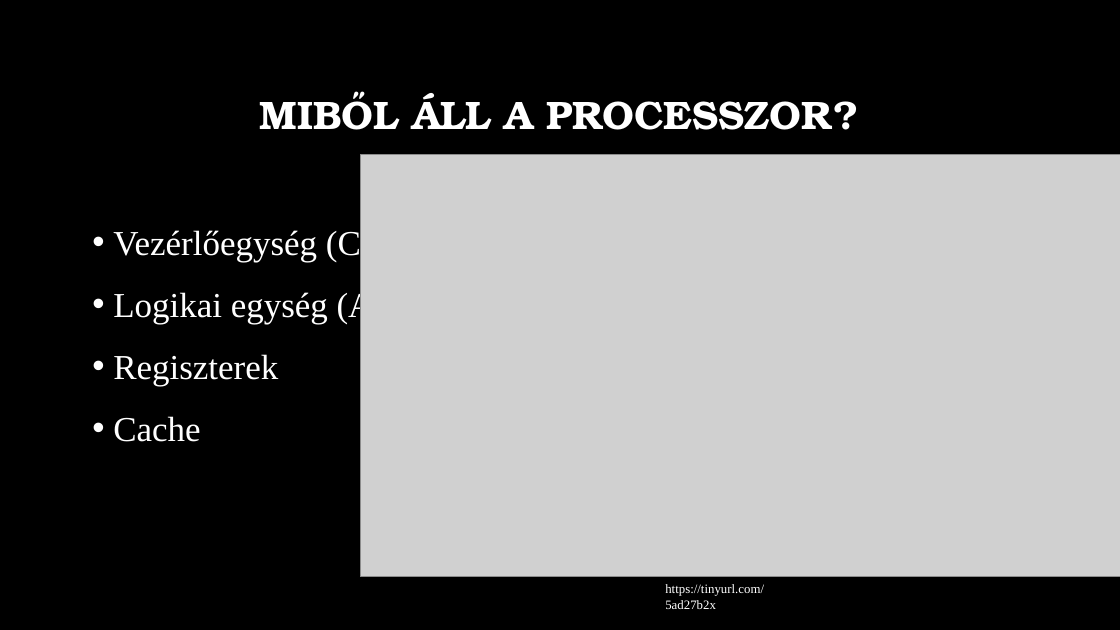
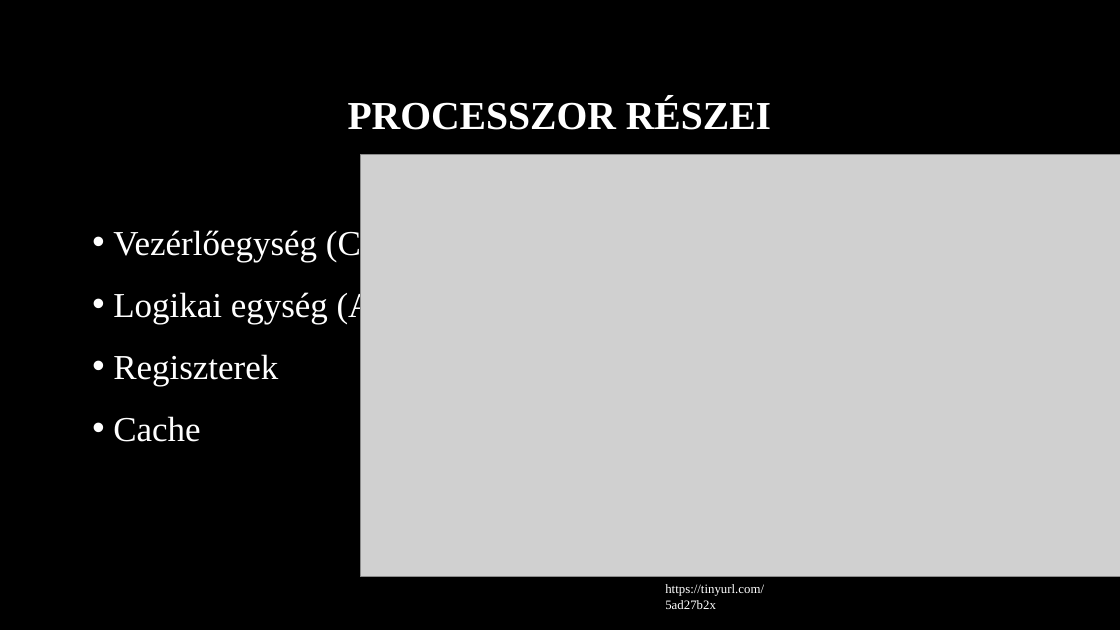
Before and after one commit to MszrsRicsi/Paprika, a slide deck: slide 4 of Processzorok.pptx. Drawn at 1120x630 pixels with LibreOffice and Linux fonts; fonts in the diff are those of the drawing; grey boxes stand for pictures; background and template pictures are left out. Boxes give left, top, right and bottom in pixels: in the first picture for what was removed or moved away, otherwise in the second. Text is boxed around its words. In the diff, an @@ line names an element or a change of style, - is before the commit and + after.

Commit message:
Processzorok PPT befejezése

```diff
--- a/Processzorok.pptx
+++ b/Processzorok.pptx
@@ title at bbox=[348, 98, 771, 130]: text changed; font TeX Gyre Bonum to Times New Roman @@
-MIBŐL ÁLL A PROCESSZOR?
+PROCESSZOR RÉSZEI
```
Also in this commit, not shown: 6 other slides changed, 5 slides added, 6 slides removed.
